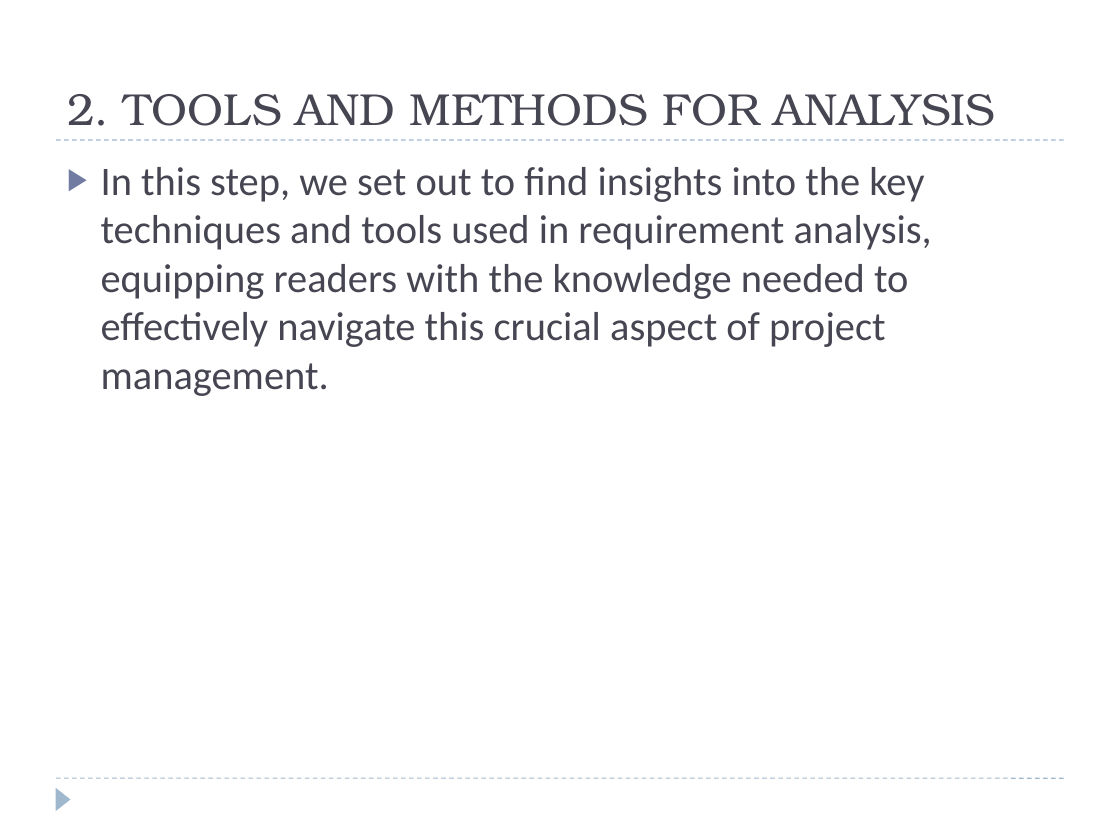
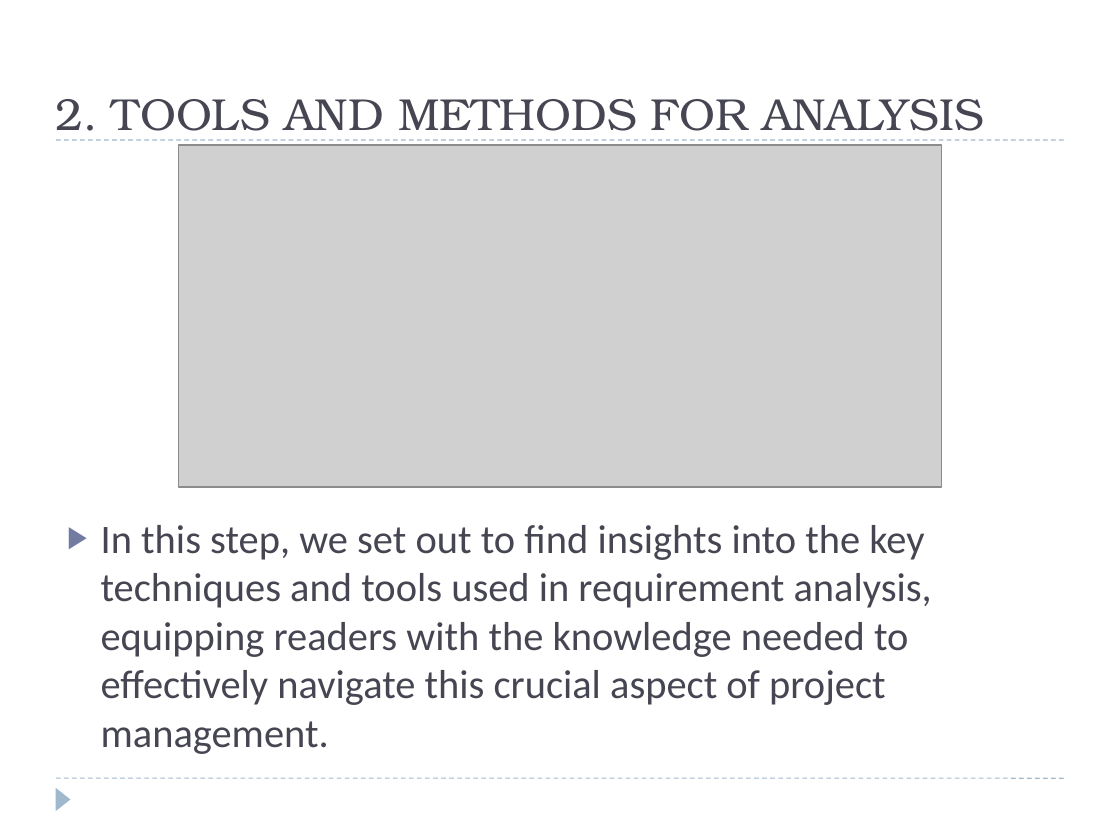
Before and after one commit to JIM440/CEF440-group-22, a slide deck: slide 4 of Task 3/GROUP_22.pptx. Drawn at 1120x840 pixels with LibreOffice and Linux fonts; fonts in the diff are those of the drawing; grey boxes stand for pictures. Boxes give left, top, right and bottom in pixels: in the first picture for what was removed or moved away, otherwise in the second. Text is boxed around its words. In the diff, an @@ line names an element or a change of style, - is before the commit and + after.

```diff
--- a/Task 3/GROUP_22.pptx
+++ b/Task 3/GROUP_22.pptx
@@ title "2. TOOLS AND METHODS FOR ..." rewrapped from bbox=[67, 94, 996, 126] to bbox=[56, 99, 984, 141] @@
@@ picture added at bbox=[179, 144, 942, 486] @@
@@ text "In this step, we set ...": place and size @@
-text "In this step, we set ..." at bbox=[101, 167, 932, 396]
+text "In this step, we set ..." at bbox=[101, 525, 932, 754]
```
Also in this commit, not shown: 4 other slides changed, 9 slides added.
